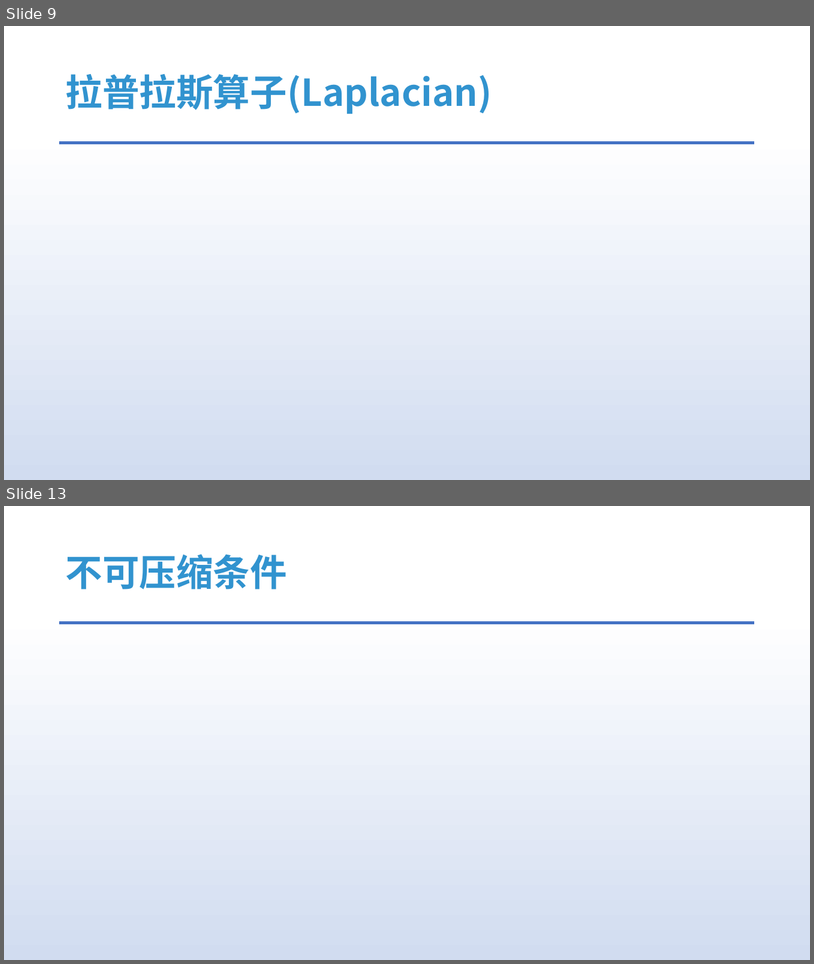
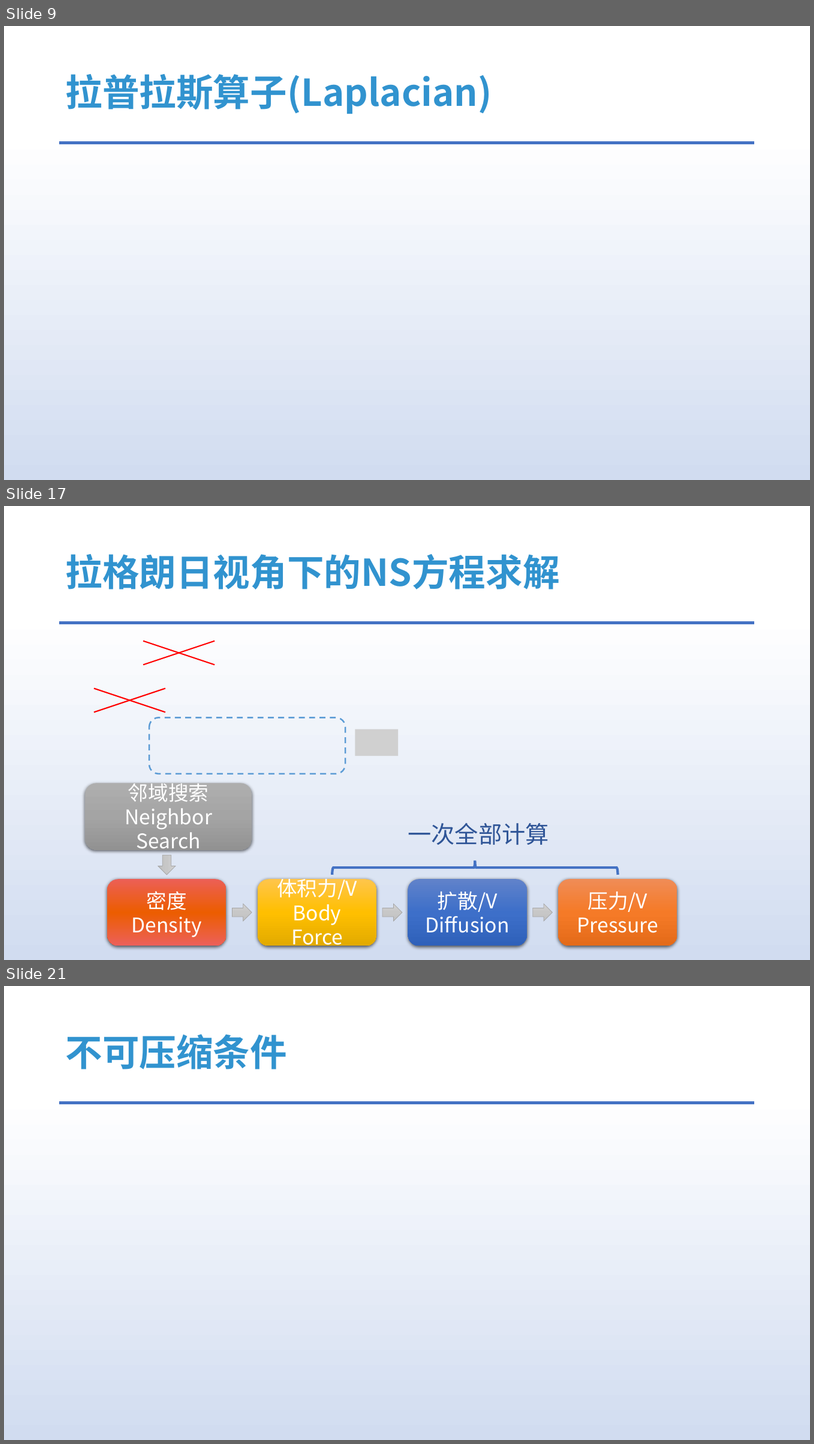
Before and after one commit to answerear/UnityFluid, a slide deck: doc/流体模拟入门分享.pptx. Shown one above the other, each under a label of ours: slides 9 and 13 before the commit, slides 9, 17 and 21 after it; the slides between them are not shown. The pictures are 814x964 and 814x1444 pixels, drawn with LibreOffice and Linux fonts; fonts in the diff are those of the drawing; grey boxes stand for pictures. Boxes give left, top, right and bottom in pixels: in the first picture for what was removed or moved away, otherwise in the second. Text is boxed around its words. In the diff, an @@ line names an element or a change of style, - is before the commit and + after.

```diff
--- a/doc/流体模拟入门分享.pptx
+++ b/doc/流体模拟入门分享.pptx
@@ slide 17 added at (4, 506, 810, 960), background gradient #FFFFFF to #D1DCF0 to #DAE3F3 to #ABC0E4 to #BECEEA to #C7D5ED; not listed: 1 template element that a slide beside it also shows @@
@@ title added at (65, 554, 560, 589), 44 pt, text #3193CF, bold @@
+拉格朗日视角下的NS方程求解
@@ line added from (215, 641) to (143, 664), #FF0000 1.5 pt @@
@@ line added from (143, 641) to (215, 664), #FF0000 1.5 pt @@
@@ line added from (165, 688) to (94, 712), #FF0000 1.5 pt @@
@@ line added from (94, 688) to (165, 712), #FF0000 1.5 pt @@
@@ rounded rectangle added at (149, 718, 345, 774), outline #5B9BD5 1.75 pt dashed @@
@@ picture added at (356, 729, 398, 756) @@
@@ group added at (85, 783, 678, 945): 5 rounded rectangles, 4 right arrows, 1 left brace, 1 text @@
+密度
+Density
+体积力/V
+Body Force
+扩散/V
+Diffusion
+压力/V
+Pressure
+邻域搜索
+Neighbor Search
+一次全部计算
@@ what was slide 13 is now slide 21 @@
```
Also in this commit, not shown: 3 slides changed, 9 other slides added, 1 slide removed.
